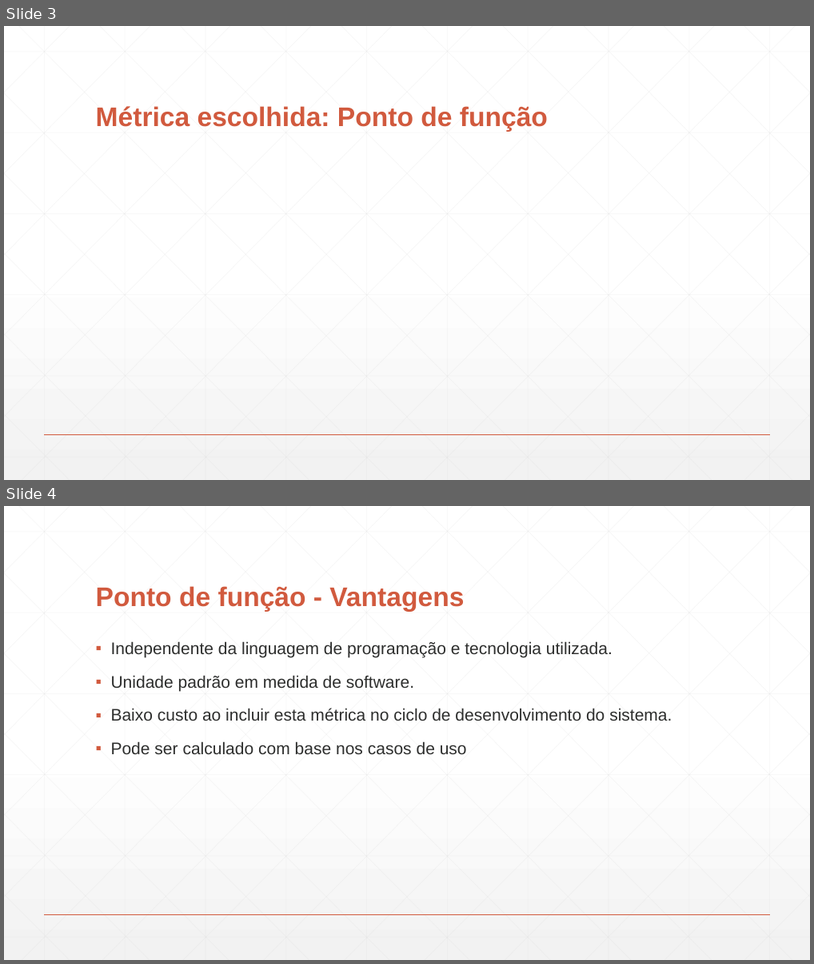
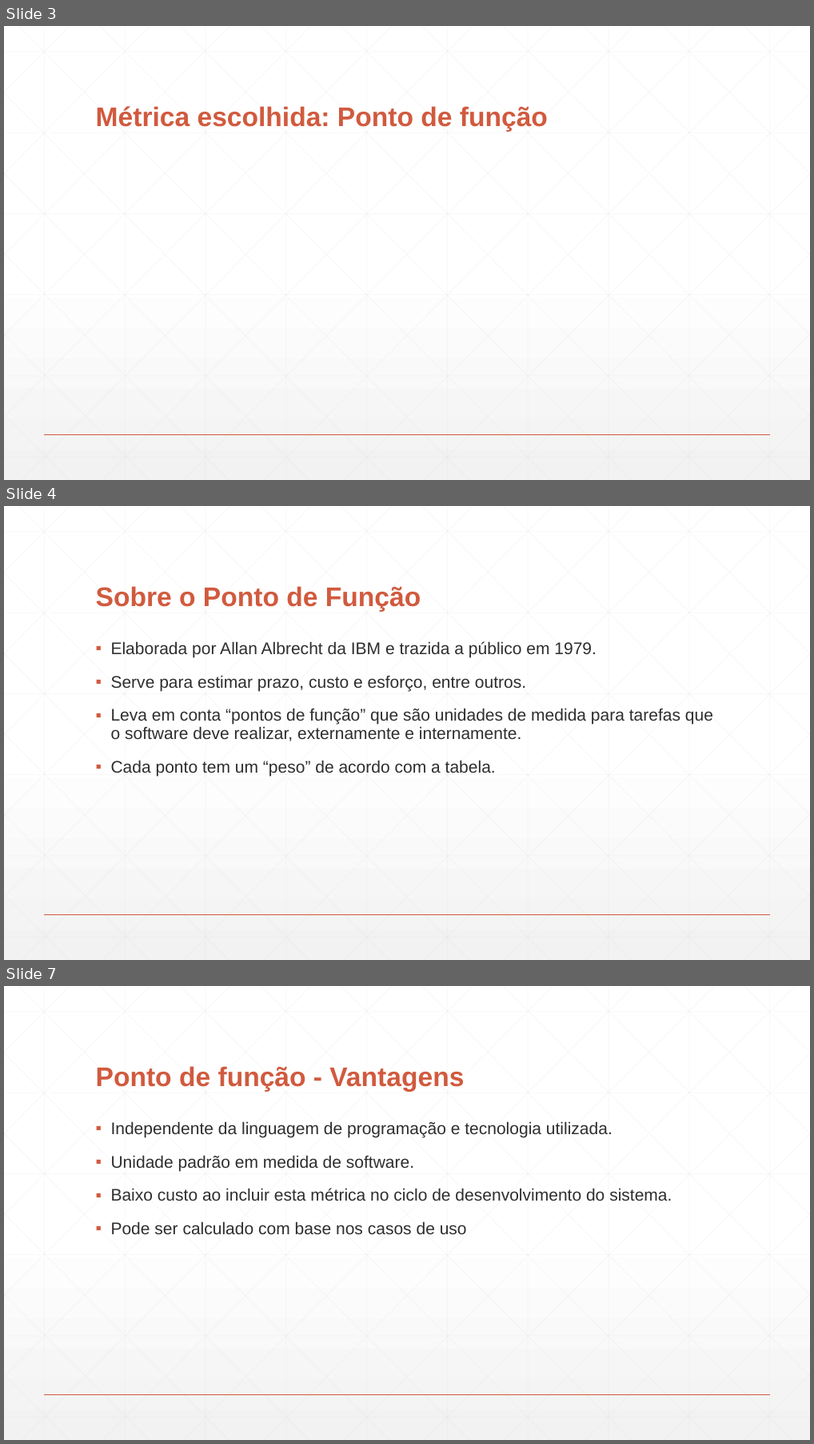
Before and after one commit to DudsNascimento/DuDente, a slide deck: Apresentação - Estimativas .pptx. Shown one above the other, each under a label of ours: slides 3 and 4 before the commit, slides 3, 4 and 7 after it; the slides between them are not shown. The pictures are 814x964 and 814x1444 pixels, drawn with LibreOffice and Linux fonts; fonts in the diff are those of the drawing. Boxes give left, top, right and bottom in pixels: in the first picture for what was removed or moved away, otherwise in the second. Text is boxed around its words. In the diff, an @@ line names an element or a change of style, - is before the commit and + after.

```diff
--- a/Apresentação - Estimativas .pptx
+++ b/Apresentação - Estimativas .pptx
@@ slide 4 added at (4, 506, 810, 960), background gradient #FFFFFF to #F2F2F2; not listed: 47 template elements that a slide beside it also shows @@
@@ title added at (96, 586, 421, 612), 32 pt, text #D15A3E, bold @@
+Sobre o Ponto de Função
@@ text added at (111, 641, 714, 776), 20 pt, text #2D2E2D @@
+▪ Elaborada por Allan Albrecht da IBM e trazida a público em 1979.
+▪ Serve para estimar prazo, custo e esforço, entre outros.
+▪ Leva em conta “pontos de função” que são unidades de medida para tarefas que o software deve realizar, externamente e internamente.
+▪ Cada ponto tem um “peso” de acordo com a tabela.
@@ what was slide 4 is now slide 7 @@
```
Also in this commit, not shown: 1 slide changed, 2 other slides added.
